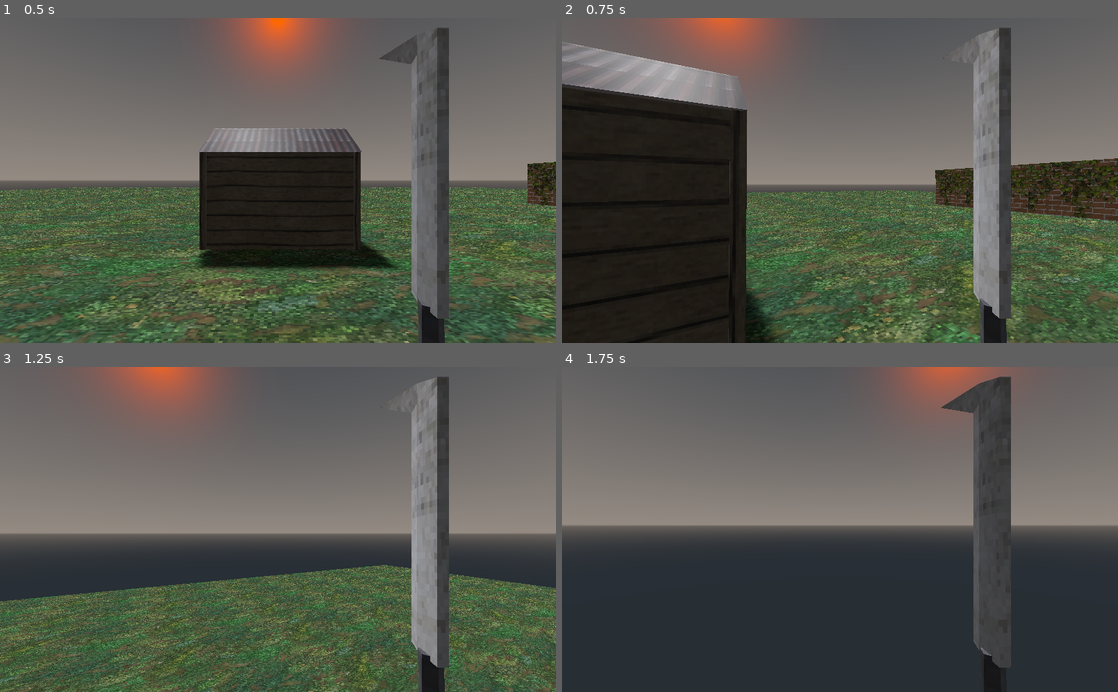
Above: before the commit, frames 1-4 (two rows, left to right).
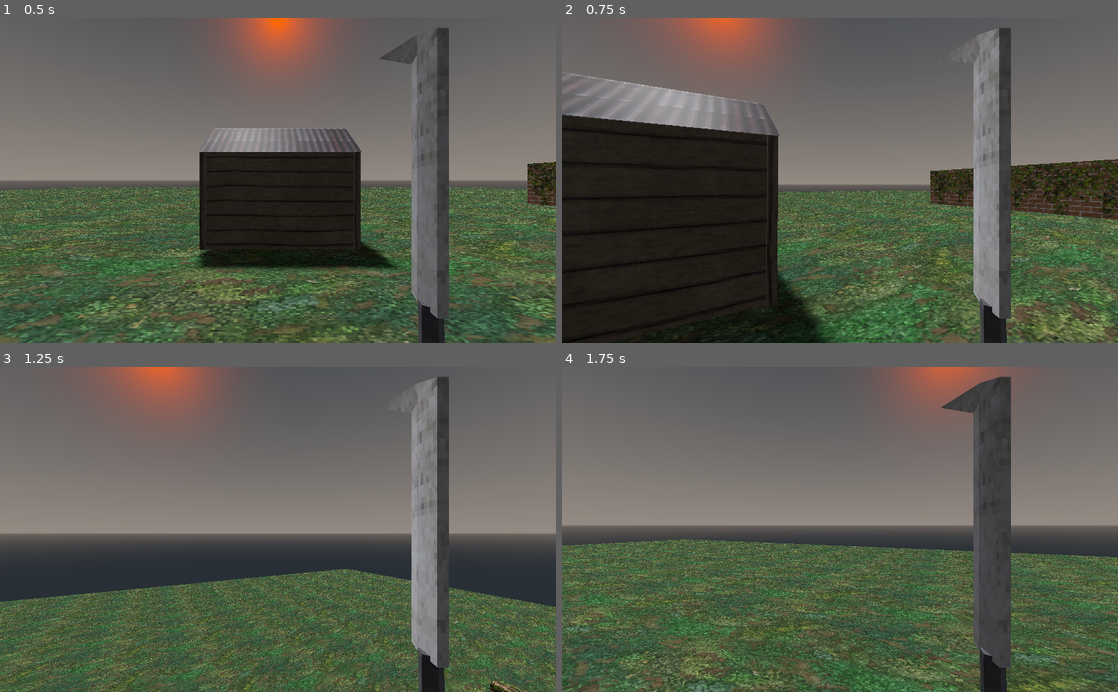
Above: after the commit, the same moments.

Repository: ikilinc1/-Godot-Engine-Retro-3D-FPS
Game: Godot game, scene res://World.tscn
Same seed, same stepped clock (60 frames per second), same inputs: the game is played once before the commit and once after it.
Inputs (mouse positions are in pixels of both pictures, inside the frame that each line leads up to):
- Up to frame 1 (0.5 s): no input
- Up to frame 2 (0.75 s): tap Enter at 0.5 s; move the mouse to (867, 180) at 0.52 s; press the mouse at (867, 180) at 0.53 s; hold W (move_forwards) from 0.53 s (still down)
- Up to frame 3 (1.25 s): keep holding W (move_forwards); tap Space (jump) at 0.77, 0.8, 1.07 s
- Up to frame 4 (1.75 s): keep holding W (move_forwards); move the mouse to (812, 529) at 1.27 s; release the mouse at (812, 529) at 1.28 s; tap Space (jump) at 1.35, 1.52 s; click (812, 529) at 1.55 s

Frame 1 is identical in both runs. In frame 2, 24% of the frame differs, in the area x 0-100%, y 7-100%; in frame 3, 17%; in frame 4, 38%, in the area x 0-100%, y 3-100%.

Commit message:
added shotgun functionality

Diff:
--- a/Retro-3D-FPS/characters/player/Player.tscn
+++ b/Retro-3D-FPS/characters/player/Player.tscn
@@ -12,6 +12,7 @@
 [ext_resource path="res://weapons/Weapon.gd" type="Script" id=10]
 [ext_resource path="res://effects/MuzzleFlash.gd" type="Script" id=11]
 [ext_resource path="res://effects/raw_assets/muzzleflash1.glb" type="PackedScene" id=12]
+[ext_resource path="res://effects/raw_assets/muzzleflash3.glb" type="PackedScene" id=13]
 
 [sub_resource type="CapsuleShape" id=1]
 radius = 0.5
@@ -374,6 +375,7 @@
 
 [node name="MachineGun" type="Spatial" parent="Camera/WeaponManager/Weapons"]
 transform = Transform( 1, 0, 0, 0, 1, 0, 0, 0, 1, 0.105916, -0.0788125, 0.316466 )
+visible = false
 script = ExtResource( 10 )
 automatic = true
 
@@ -407,12 +409,22 @@
 
 [node name="Shotgun" type="Spatial" parent="Camera/WeaponManager/Weapons"]
 transform = Transform( 1, 0, 0, 0, 1, 0, 0, 0, 1, 0.0621646, -0.013283, 0.405079 )
-visible = false
+script = ExtResource( 10 )
+attack_rate = 0.8
 
 [node name="Graphics" type="Spatial" parent="Camera/WeaponManager/Weapons/Shotgun"]
 
 [node name="shotgun" parent="Camera/WeaponManager/Weapons/Shotgun/Graphics" instance=ExtResource( 6 )]
 transform = Transform( 0.1, 0, 0, 0, 0.1, 0, 0, 0, 0.1, 0, 0, 0 )
+
+[node name="MuzzleFlash" type="Spatial" parent="Camera/WeaponManager/Weapons/Shotgun/Graphics"]
+transform = Transform( 1, 0, 0, 0, 1, 0, 0, 0, 1, 0.000967547, 0.0162609, -0.192253 )
+script = ExtResource( 11 )
+
+[node name="OmniLight" type="OmniLight" parent="Camera/WeaponManager/Weapons/Shotgun/Graphics/MuzzleFlash"]
+
+[node name="muzzleflash3" parent="Camera/WeaponManager/Weapons/Shotgun/Graphics/MuzzleFlash" instance=ExtResource( 13 )]
+transform = Transform( -0.1, 0, -1.50996e-08, 0, 0.1, 0, 1.50996e-08, 0, -0.1, 0, 0, 0 )
 
 [node name="AnimationPlayer" type="AnimationPlayer" parent="Camera/WeaponManager/Weapons/Shotgun"]
 autoplay = "idle"
@@ -420,6 +432,23 @@
 anims/attack = SubResource( 9 )
 anims/idle = SubResource( 10 )
 
+[node name="BulletEmitters" type="Spatial" parent="Camera/WeaponManager/Weapons/Shotgun"]
+transform = Transform( 1, 0, 0, 0, 1, 0, 0, 0, 1, 0, 0.0140051, -0.200565 )
+
+[node name="HitScanBulletEmitter" parent="Camera/WeaponManager/Weapons/Shotgun/BulletEmitters" instance=ExtResource( 9 )]
+
+[node name="HitScanBulletEmitter2" parent="Camera/WeaponManager/Weapons/Shotgun/BulletEmitters" instance=ExtResource( 9 )]
+transform = Transform( 0.999048, -0.00152229, -0.0435928, 0, 0.999391, -0.0348995, 0.0436194, 0.0348663, 0.99844, 0, 0, 0 )
+
+[node name="HitScanBulletEmitter3" parent="Camera/WeaponManager/Weapons/Shotgun/BulletEmitters" instance=ExtResource( 9 )]
+transform = Transform( 0.999048, 0.00152229, 0.0435928, 0, 0.999391, -0.0348995, -0.0436194, 0.0348663, 0.99844, 0, 0, 0 )
+
+[node name="HitScanBulletEmitter4" parent="Camera/WeaponManager/Weapons/Shotgun/BulletEmitters" instance=ExtResource( 9 )]
+transform = Transform( 0.996195, 0.00456138, -0.0870363, 0, 0.99863, 0.052336, 0.0871557, -0.0521368, 0.994829, 0, 0, 0 )
+
+[node name="HitScanBulletEmitter5" parent="Camera/WeaponManager/Weapons/Shotgun/BulletEmitters" instance=ExtResource( 9 )]
+transform = Transform( 0.996195, -0.00607968, 0.0869434, 0, 0.997564, 0.0697565, -0.0871557, -0.069491, 0.993768, 0, 0, 0 )
+
 [node name="RocketLauncher" type="Spatial" parent="Camera/WeaponManager/Weapons"]
 transform = Transform( 0.998351, 0, 0.0574072, 0, 1, 0, -0.0574072, 0, 0.998351, 0.101555, -0.00539851, 0.35428 )
 visible = false
@@ -440,9 +469,6 @@
 
 [node name="CharacterMover" type="Spatial" parent="."]
 script = ExtResource( 2 )
-max_speed = 100
-jump_force = 10
-gravity = 10
 
 [node name="HealthManager" type="Spatial" parent="."]
 script = ExtResource( 3 )
@@ -451,4 +477,5 @@
 autostart = true
 
 [connection signal="fired" from="Camera/WeaponManager/Weapons/MachineGun" to="Camera/WeaponManager/Weapons/MachineGun/Graphics/MuzzleFlash" method="flash"]
+[connection signal="fired" from="Camera/WeaponManager/Weapons/Shotgun" to="Camera/WeaponManager/Weapons/Shotgun/Graphics/MuzzleFlash" method="flash"]
 [connection signal="timeout" from="Timer" to="." method="hurt" binds= [ 5, Vector3( 0, 0, 0 ) ]]
Not shown: 1 places in Retro-3D-FPS/characters/player/Player.tscn that only renumber resources
